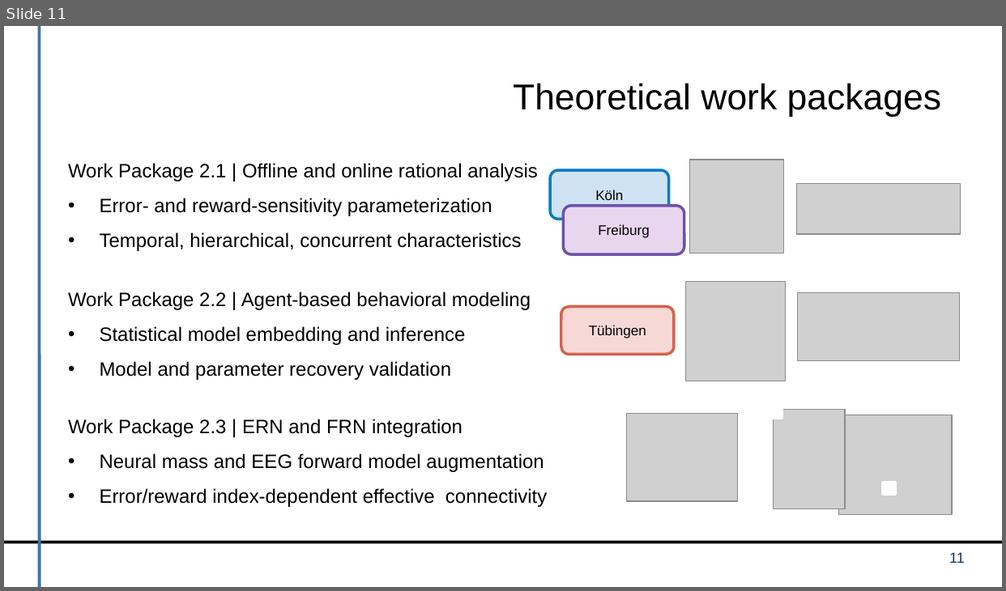
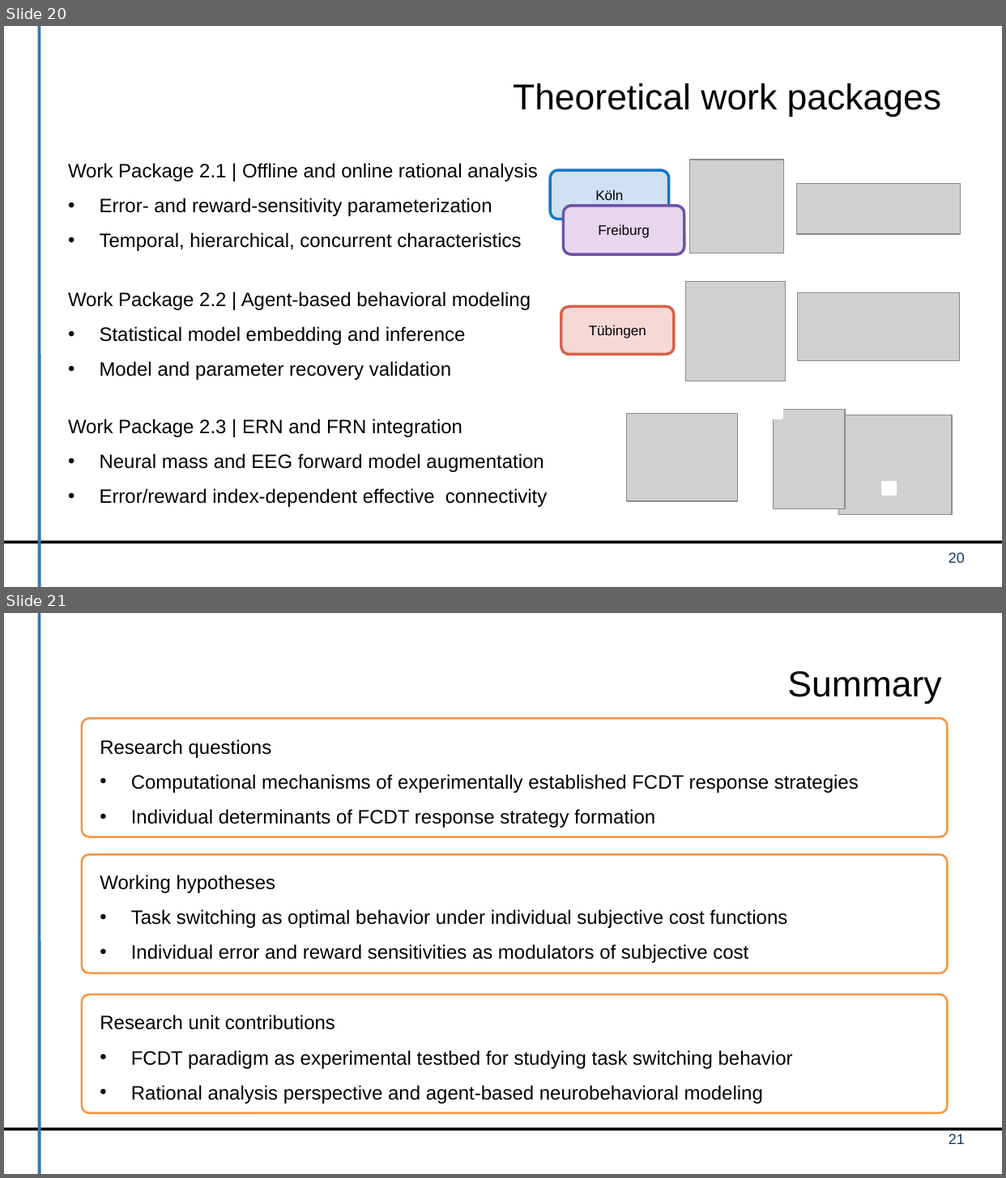
Before and after one commit to dirk-ostwald/Optimal-dual-task-performance, a slide deck: presentation/TP3-Kick-Off-Presentation.pptx. Shown one above the other, each under a label of ours: slide 11 before the commit, slides 20 and 21 after it. The pictures are 1006x591 and 1006x1178 pixels, drawn with LibreOffice and Linux fonts; fonts in the diff are those of the drawing; grey boxes stand for pictures; background and template pictures are left out. Boxes give left, top, right and bottom in pixels: in the first picture for what was removed or moved away, otherwise in the second. Text is boxed around its words. In the diff, an @@ line names an element or a change of style, - is before the commit and + after.

```diff
--- a/presentation/TP3-Kick-Off-Presentation.pptx
+++ b/presentation/TP3-Kick-Off-Presentation.pptx
@@ slide 21 added at (x1=4, y1=613, x2=1002, y2=1174), background #FFFFFF; not listed: 2 template elements that a slide beside it also shows @@
@@ title added at (x1=787, y1=671, x2=941, y2=704), 26 pt, text #000000 @@
+Summary
@@ rounded rectangle added at (x1=82, y1=719, x2=947, y2=837), outline #F79646 1.5 pt @@
@@ text added at (x1=100, y1=739, x2=859, y2=828), 14 pt, text #000000 @@
+Research questions
+• Computational mechanisms of experimentally established FCDT response strategies
+• Individual determinants of FCDT response strategy formation
@@ rounded rectangle added at (x1=82, y1=854, x2=947, y2=973), outline #F79646 1.5 pt @@
@@ text added at (x1=100, y1=875, x2=787, y2=963), 14 pt, text #000000 @@
+Working hypotheses
+• Task switching as optimal behavior under individual subjective cost functions
+• Individual error and reward sensitivities as modulators of subjective cost
@@ rounded rectangle added at (x1=82, y1=995, x2=947, y2=1113), outline #F79646 1.5 pt @@
@@ text added at (x1=100, y1=1015, x2=793, y2=1104), 14 pt, text #000000 @@
+Research unit contributions
+• FCDT paradigm as experimental testbed for studying task switching behavior
+• Rational analysis perspective and agent-based neurobehavioral modeling
@@ page number added at (x1=948, y1=1134, x2=965, y2=1144), 10.5 pt, text #17375E @@
+21
@@ what was slide 11 is now slide 20 @@
@@ page number at (x1=948, y1=552, x2=965, y2=563): text changed @@
-11
+20
```
Also in this commit, not shown: 4 slides changed, 45 other slides added, 4 other files.
